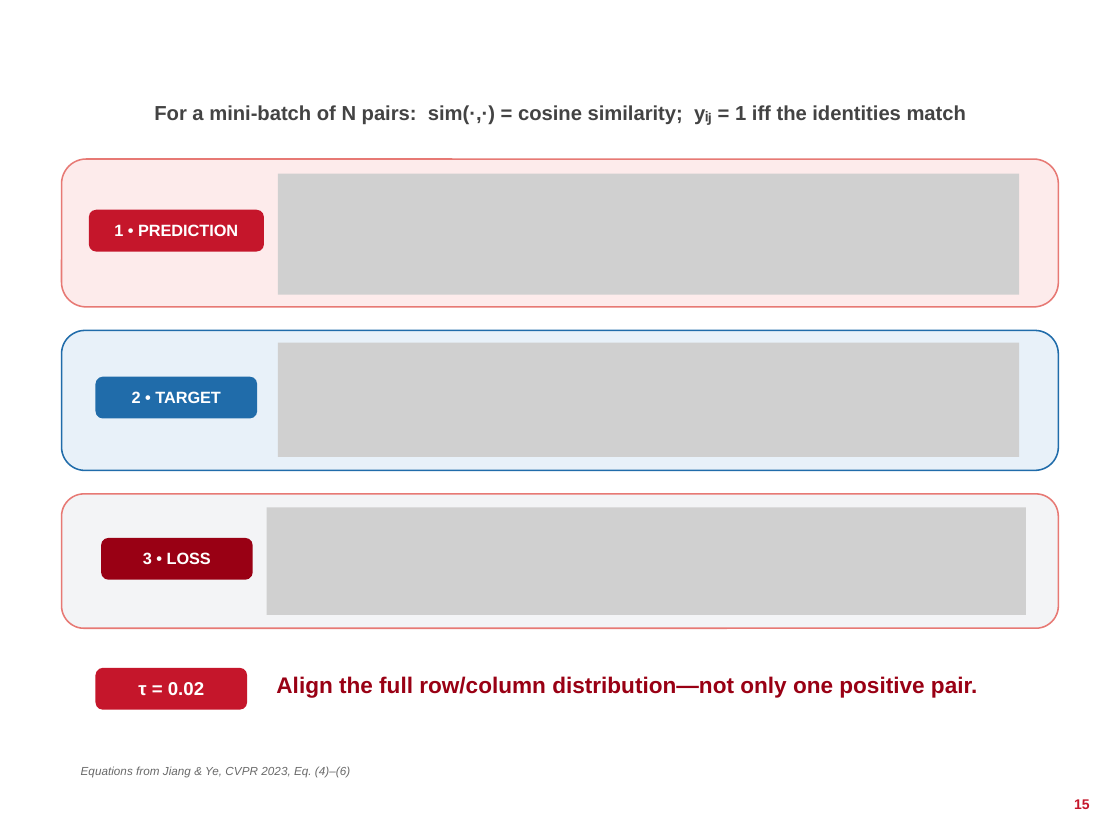
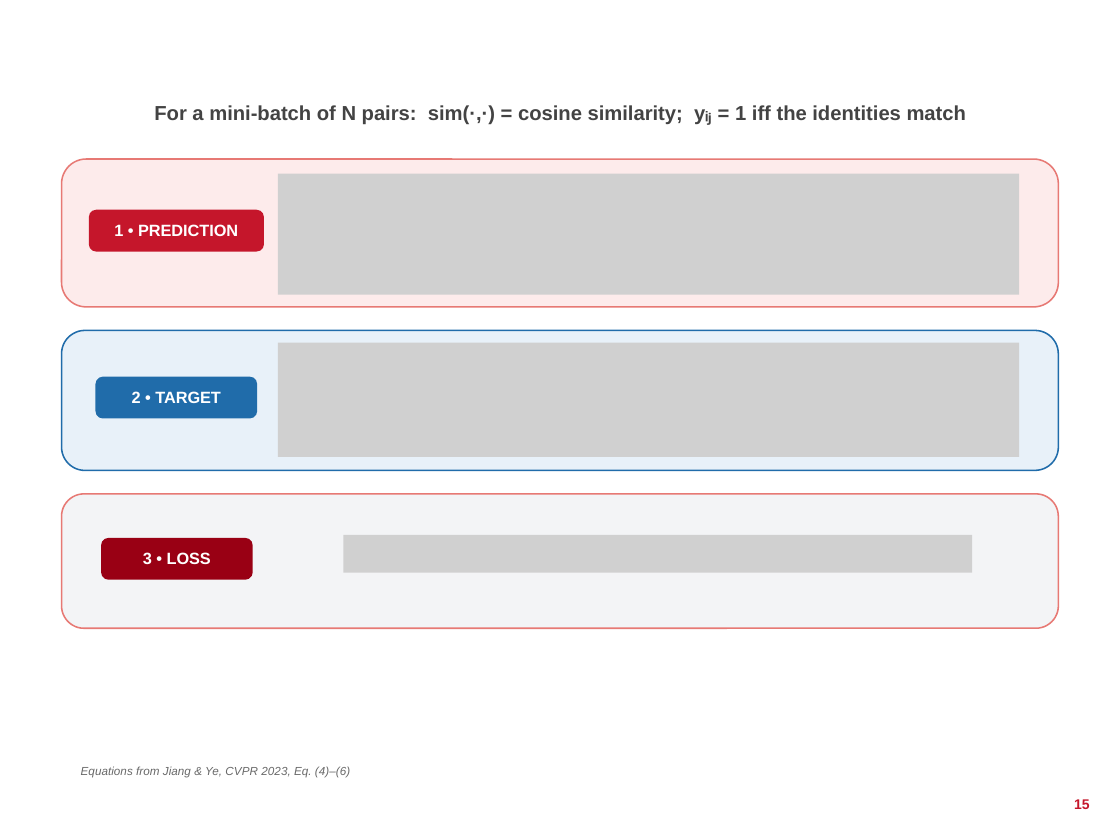
Before and after one commit to thanhtungdo2211/multimedia-database-report, a slide deck: slide 14 of slide/IRRA_multimedia_database.pptx (slide 15 before the commit). Drawn at 1120x840 pixels with LibreOffice and Linux fonts; fonts in the diff are those of the drawing; grey boxes stand for pictures; background and template pictures are left out. Boxes give left, top, right and bottom in pixels: in the first picture for what was removed or moved away, otherwise in the second. Text is boxed around its words. In the diff, an @@ line names an element or a change of style, - is before the commit and + after.

```diff
--- a/slide/IRRA_multimedia_database.pptx
+++ b/slide/IRRA_multimedia_database.pptx
@@ picture: place and size @@
-picture at (267, 507, 1026, 615)
+picture at (344, 535, 972, 573)
@@ rounded rectangle removed at (96, 669, 246, 709) @@
@@ text removed at (138, 682, 204, 695) @@
-τ = 0.02
@@ text removed at (276, 676, 977, 698) @@
-Align the full row/column distribution—not only one positive pair.
```
Also in this commit, not shown: 6 other slides changed, 4 slides removed, 2 other files.
